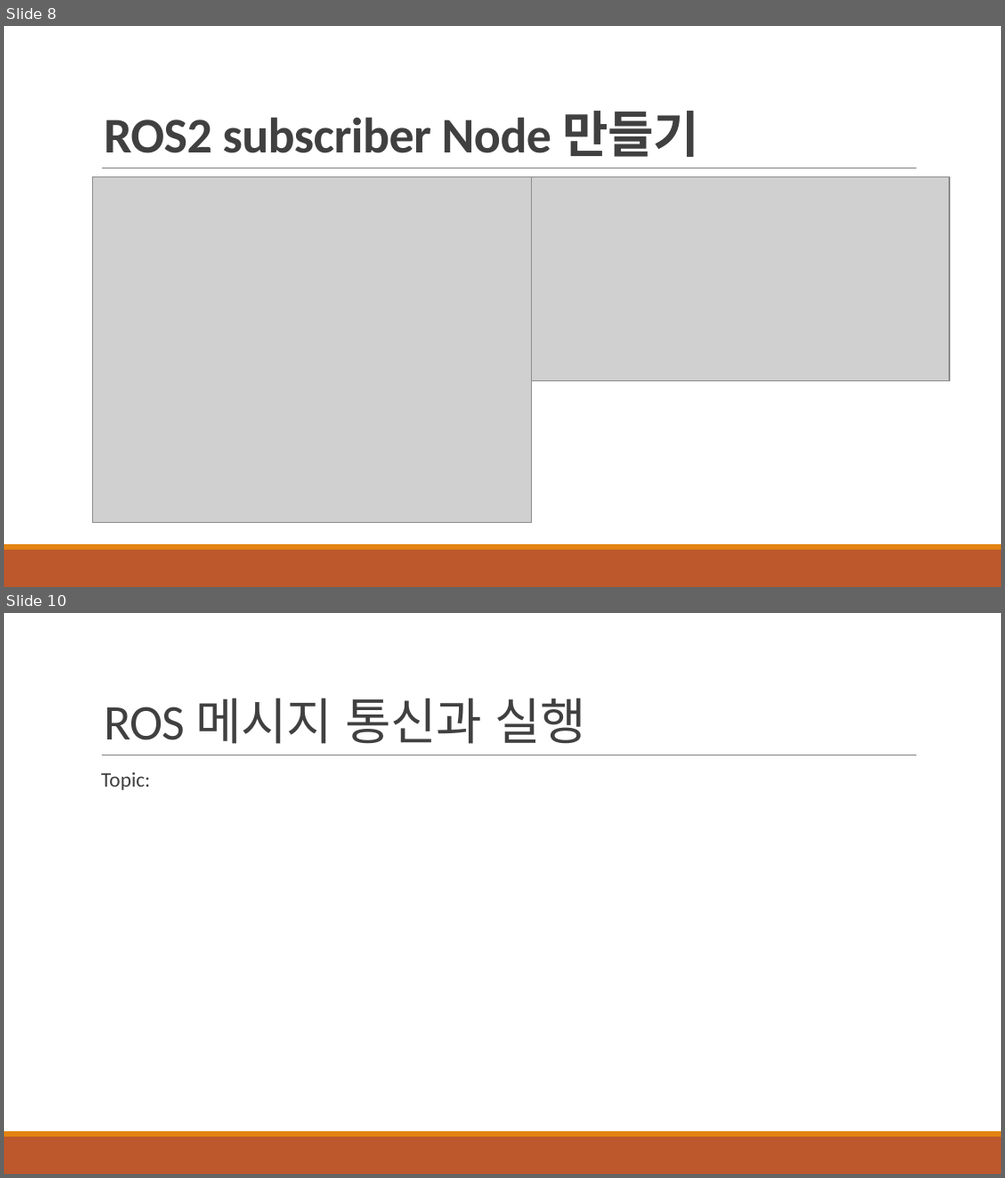
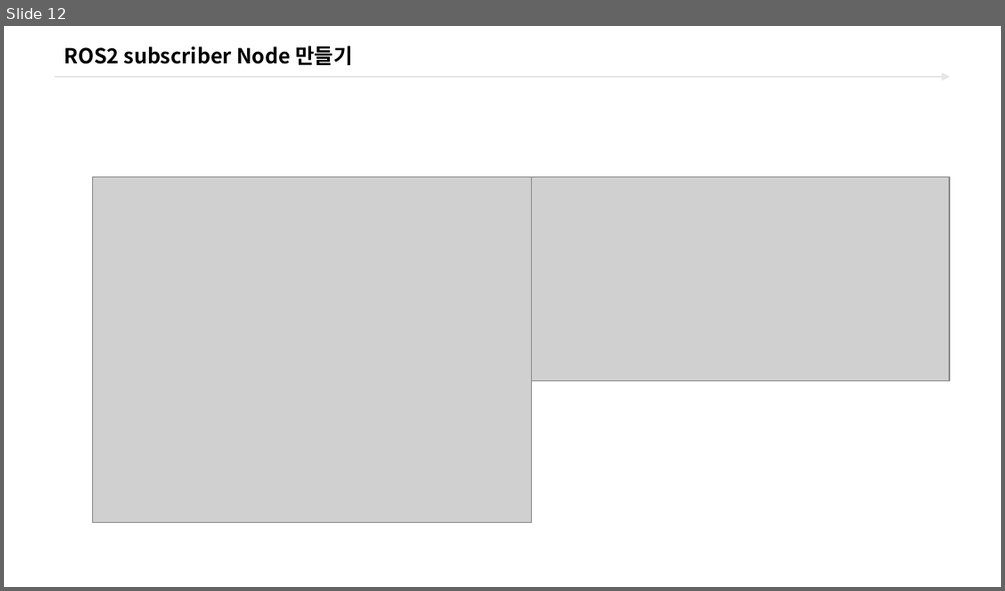
Before and after one commit to freshmea/ict_robot_sj, a slide deck: pdf_ppt/3. ROS2/교안_ROS2 터틀봇_바인드소프트_2일차교욱.pptx. Shown one above the other, each under a label of ours: slides 8 and 10 before the commit, slide 12 after it; the slides between them are not shown. The pictures are 1005x1178 and 1005x591 pixels, drawn with LibreOffice and Linux fonts; fonts in the diff are those of the drawing; grey boxes stand for pictures; background and template pictures are left out. Boxes give left, top, right and bottom in pixels: in the first picture for what was removed or moved away, otherwise in the second. Text is boxed around its words. In the diff, an @@ line names an element or a change of style, - is before the commit and + after.

```diff
--- a/pdf_ppt/3. ROS2/교안_ROS2 터틀봇_바인드소프트_2일차교욱.pptx
+++ b/pdf_ppt/3. ROS2/교안_ROS2 터틀봇_바인드소프트_2일차교욱.pptx
@@ slide 10 removed at box(4, 613, 1001, 1174), background #FFFFFF; not listed: 3 template elements that a slide beside it also shows @@
@@ title removed at box(104, 698, 585, 744) @@
-ROS 메시지 통신과 실행
@@ text removed at box(101, 772, 150, 790) @@
-  Topic:
@@ what was slide 8 is now slide 12 @@
@@ slide 12 changed as well @@
@@ title "ROS2 subscriber Node 만들기": place and size @@
-title "ROS2 subscriber Node 만들기" at box(104, 111, 698, 157)
+title "ROS2 subscriber Node 만들기" at box(64, 46, 352, 65)
@@ title "ROS2 subscriber Node 만들기" at box(64, 46, 352, 65): size 36 to 15 pt, font Calibri to Noto Sans CJK KR, text colour #404040 to #000000, letter spacing -0.4 to 0 pt; line spacing 0.85 to 1; vertical alignment bottom to middle @@
@@ arrow added from (55, 77) to (950, 77), #E6E6E6 1.5 pt @@
@@ line removed from (102, 168) to (916, 168) @@
@@ rectangle removed at box(4, 549, 1001, 587) @@
@@ rectangle removed at box(4, 544, 1001, 549) @@
```
Also in this commit, not shown: 6 other slides changed, 6 slides added, 3 other slides removed, 7 other files.
